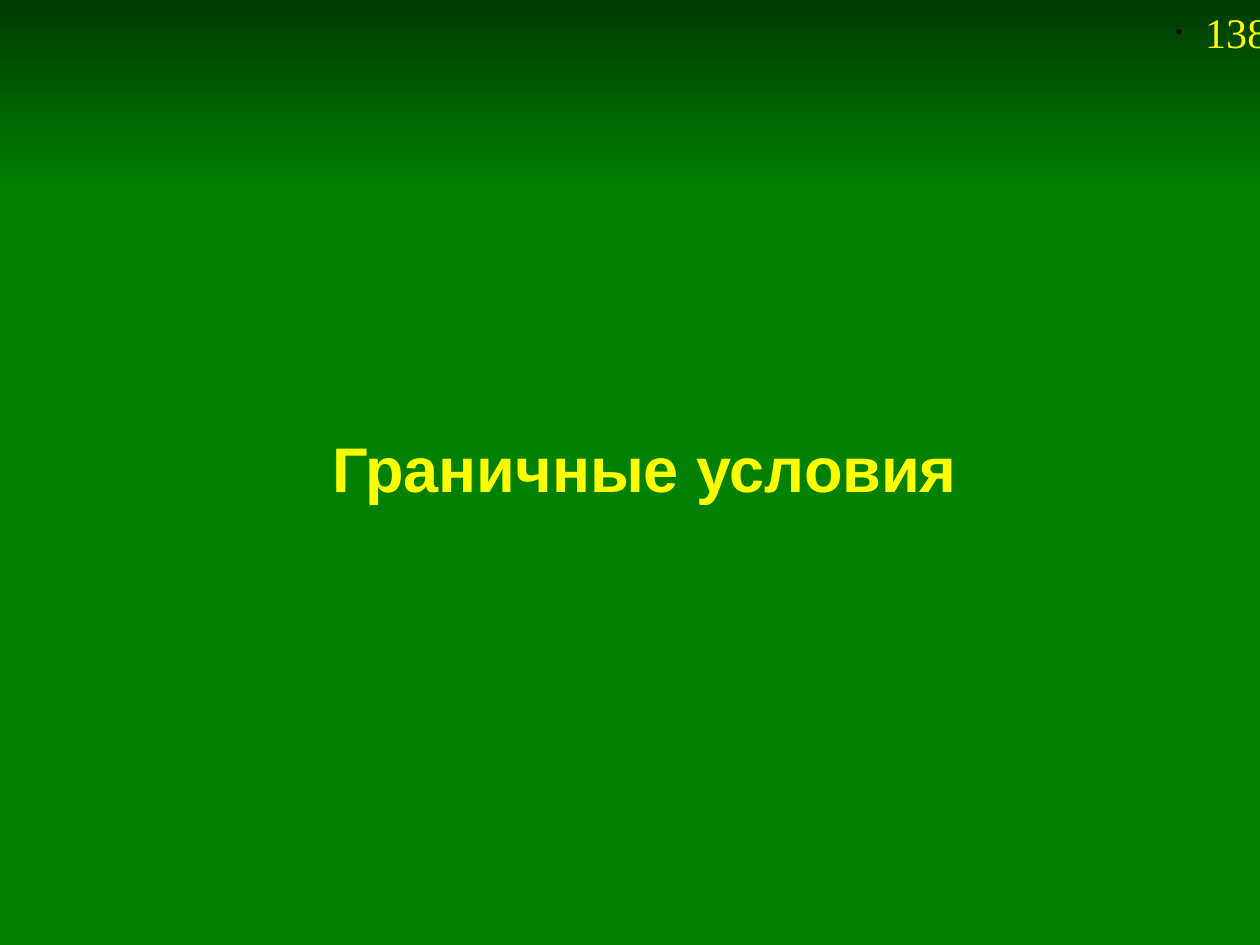
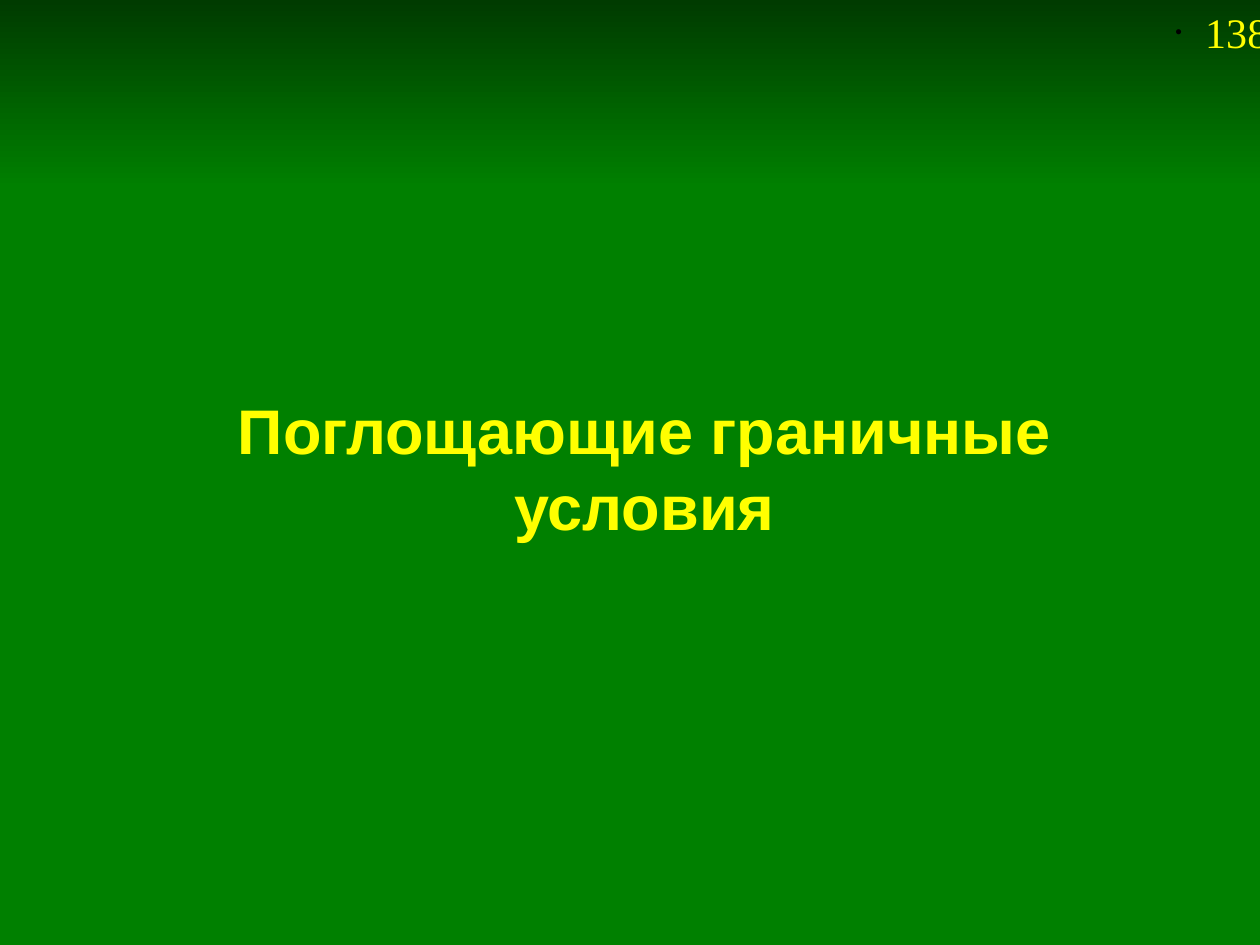
Before and after one commit to andris0147sv/modelling, a slide deck: slide 138 of presentations/2. FDTD.odp. Drawn at 1260x945 pixels with LibreOffice and Linux fonts; fonts in the diff are those of the drawing. Boxes give left, top, right and bottom in pixels: in the first picture for what was removed or moved away, otherwise in the second. Text is boxed around its words. In the diff, an @@ line names an element or a change of style, - is before the commit and + after.

```diff
--- a/presentations/2. FDTD.odp
+++ b/presentations/2. FDTD.odp
@@ title at [238,410,1051,541]: text changed @@
-Граничные условия
+Поглощающие граничные условия
```
Also in this commit, not shown: 5 other slides changed, 3 slides added, 8 slides removed, 6 other files.
